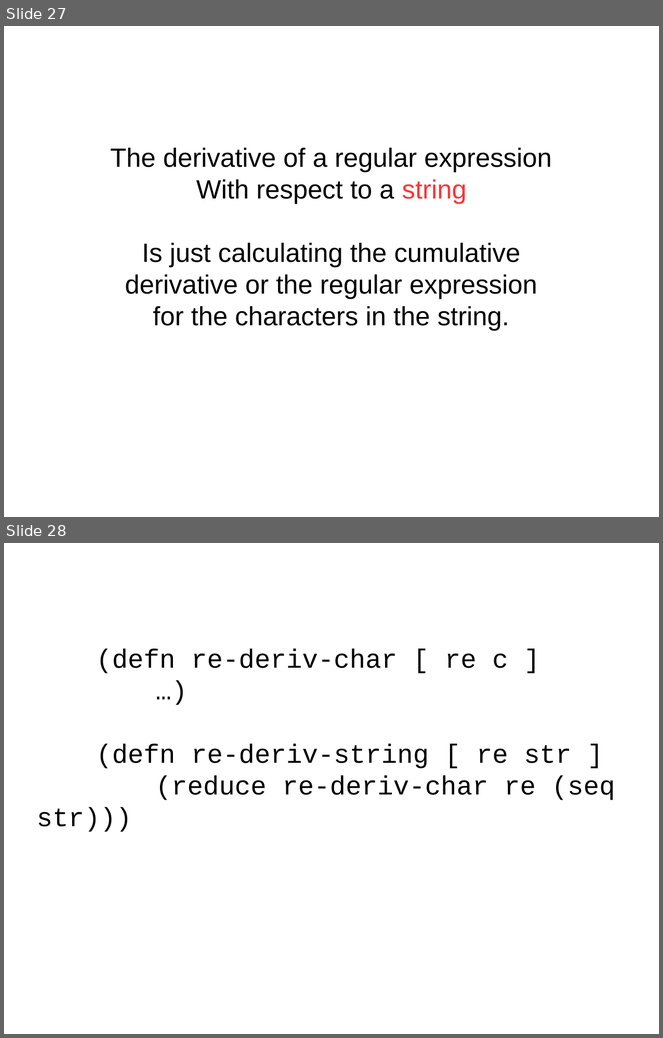
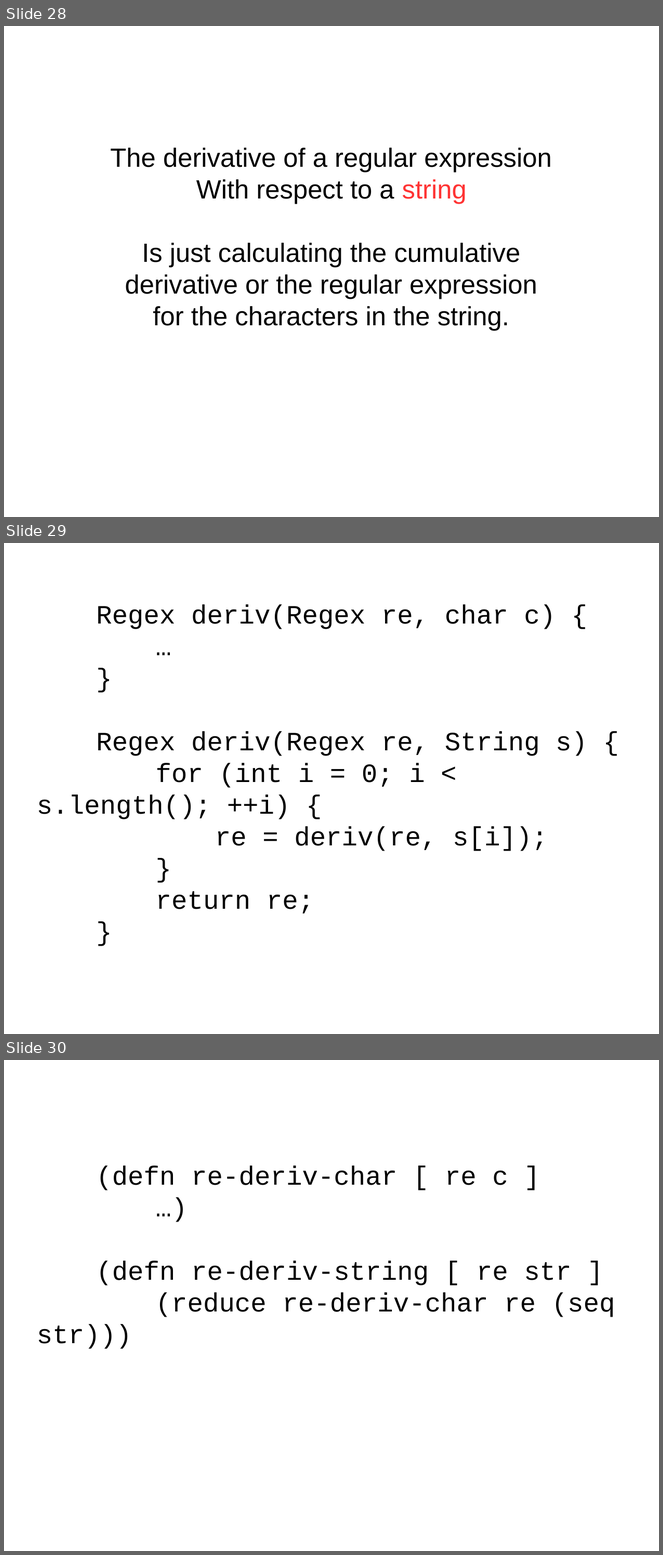
Before and after one commit to bhurt/presentations, a slide deck: pdre.odp. Shown one above the other, each under a label of ours: slides 27 and 28 before the commit, slides 28, 29 and 30 after it. The pictures are 663x1038 and 663x1555 pixels, drawn with LibreOffice and Linux fonts; fonts in the diff are those of the drawing. Boxes give left, top, right and bottom in pixels: in the first picture for what was removed or moved away, otherwise in the second. Text is boxed around its words. In the diff, an @@ line names an element or a change of style, - is before the commit and + after.

```diff
--- a/pdre.odp
+++ b/pdre.odp
@@ slide 29 added at [4, 543, 659, 1034], background #FFFFFF @@
@@ subtitle added at [37, 605, 587, 914], 32 pt, text #000000 @@
+Regex deriv(Regex re, char c) {
+…
+}
+Regex deriv(Regex re, String s) {
+for (int i = 0; i < s.length(); ++i) {
+re = deriv(re, s[i]);
+}
+return re;
+}
@@ what was slide 27 is now slide 28 @@
@@ what was slide 28 is now slide 30 @@
```
Also in this commit, not shown: 11 slides changed, 6 other slides added, 1 slide removed, 1 other file.
